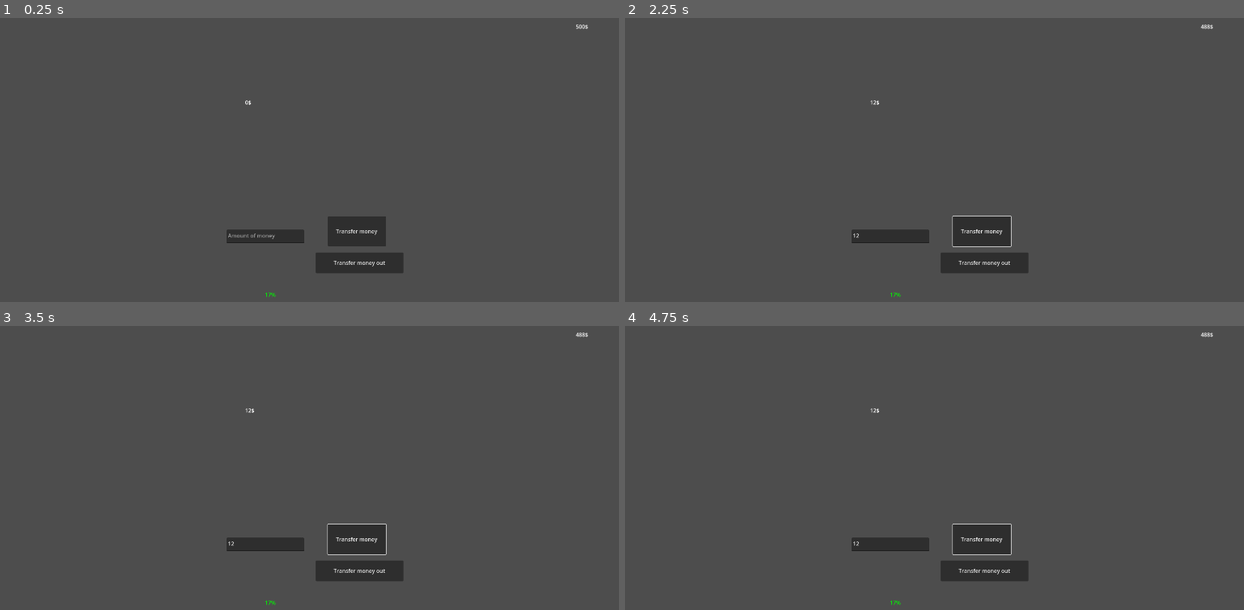
Above: before the commit, frames 1-4 (two rows, left to right).
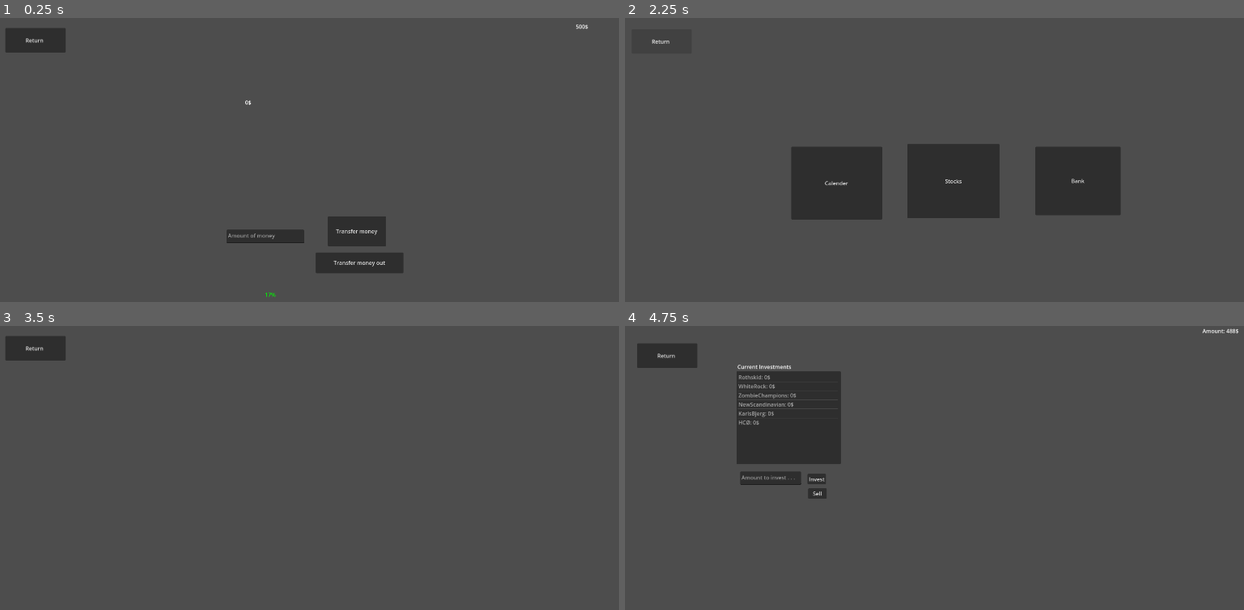
Above: after the commit, the same moments.

Repository: ThyGram/Eksamensprojekt-DDU
Game: Godot game, scene res://bank.tscn
The game is run twice, just before and just after one commit, with the same random seed, the same clock (stepped at 60 frames per second) and the same inputs. This scene is started directly instead of the project's main scene.
Inputs (mouse positions are in pixels of both pictures, inside the frame that each line leads up to):
- Up to frame 1 (0.25 s): no input
- Up to frame 2 (2.25 s): click (891, 236) at 0.52 s; type "12" at 0.6 s; click "Transfer money" at 1.25 s; click (662, 40) at 2 s, where only the run after the commit has a clickable "Return"
- Up to frame 3 (3.5 s): click (210, 490) at 2.75 s, where only the run after the commit has a clickable "Calender"
- Up to frame 4 (4.75 s): click (662, 348) at 3.5 s, where only the run after the commit has a clickable "Return"; click (953, 487) at 4.25 s, where only the run after the commit has a clickable "Stocks"

The runs differ from the first frame. In frame 1, 0.8% of the frame differs, in the area x 0-11%, y 3-13%; in frame 2, 13%, in the area x 4-96%, y 2-99%; in frame 3, 3.5%; in frame 4, 9.2%.

Commit message:
Bed fix and news fix

Diff:
--- a/GodotGame/SingleTon.gd
+++ b/GodotGame/SingleTon.gd
@@ -48,7 +48,7 @@
 
 	add_child(GameTimer)
 	GameTimer.autostart = true
-	GameTimer.start(0.5)
+	GameTimer.start(1)
 	GameTimer.timeout.connect(_on_gametimer_timeout)
 
 
@@ -80,8 +80,17 @@
 		if ((floor(hour) == 12.0 or floor(hour) == 16.0 or floor(hour) == 20.0) and (floor(hour) == hour)):
 			for key in Stocks:
 				Stocks[key][1] = null
+			var storagestock : int
 			for n in 2:
 				var randomstock : int = rng.randi_range(0, storage.Stocks.size() - 1)
+				if (randomstock == storagestock):
+					for i in 6:
+						randomstock = rng.randi_range(0, storage.Stocks.size() - 1)
+						if (randomstock != storagestock):
+							break
+				else:
+					storagestock = randomstock
+
 				if n == 0:
 					Stocks[randomstock][1] = true
 					Goodnews = storage.Stocks[randomstock][2] + " has just been VERFIED on twitter !!!! CONGRATS"
--- a/GodotGame/bank.gd
+++ b/GodotGame/bank.gd
@@ -42,3 +42,7 @@
 	elif transfermoney > storage.Money:
 		var NoMoney = NoMoneyNode.instantiate()
 		add_child(NoMoney)
+
+
+func _on_return_button_pressed():
+	get_tree().change_scene_to_file("res://main_game_computer.tscn")
--- a/GodotGame/bank.tscn
+++ b/GodotGame/bank.tscn
@@ -56,6 +56,14 @@
 offset_right = 1037.0
 offset_bottom = 888.0
 
+[node name="ReturnButton" type="Button" parent="."]
+offset_left = 40.1644
+offset_top = 30.2546
+offset_right = 219.164
+offset_bottom = 103.255
+text = "Return "
+
+[connection signal="pressed" from="Transfer In" to="." method="_on_transfer_pressed"]
 [connection signal="pressed" from="Transfer In" to="." method="_on_transfer_in_pressed"]
-[connection signal="pressed" from="Transfer In" to="." method="_on_transfer_pressed"]
 [connection signal="pressed" from="Transfer Out" to="." method="_on_transfer_out_pressed"]
+[connection signal="pressed" from="ReturnButton" to="." method="_on_return_button_pressed"]
--- a/GodotGame/calender.gd
+++ b/GodotGame/calender.gd
@@ -13,3 +13,7 @@
 func _input(event):
 	if (event.is_action_pressed("Escape")):
 		get_tree().change_scene_to_file("res://main_game_computer.tscn")
+
+
+func _on_return_button_pressed():
+	get_tree().change_scene_to_file("res://main_game_computer.tscn")
--- a/GodotGame/calender.tscn
+++ b/GodotGame/calender.tscn
@@ -10,3 +10,12 @@
 grow_horizontal = 2
 grow_vertical = 2
 script = ExtResource("1_ybaj3")
+
+[node name="ReturnButton" type="Button" parent="."]
+offset_left = 40.1644
+offset_top = 30.2546
+offset_right = 219.164
+offset_bottom = 103.255
+text = "Return "
+
+[connection signal="pressed" from="ReturnButton" to="." method="_on_return_button_pressed"]
--- a/GodotGame/main_game_bedroom.gd
+++ b/GodotGame/main_game_bedroom.gd
@@ -5,11 +5,12 @@
 	storage.GameStarted = true
 
 func NewDay():
-	if (storage.Day >= 10):
+	if (storage.Day < 10):
 		print("DAY DONEbed")
 		storage.Day += 1
 		get_tree().change_scene_to_file("res://switch_screen.tscn")
-
+	elif (storage.Day == 10):
+		pass
 
 
 # Called every frame. 'delta' is the elapsed time since the previous frame.
--- a/GodotGame/main_game_tv.tscn
+++ b/GodotGame/main_game_tv.tscn
@@ -50,6 +50,7 @@
 autowrap_mode = 2
 
 [node name="BadNEWS" type="Label" parent="Background/TVBackground"]
+layout_mode = 0
 offset_left = 144.0
 offset_top = 379.0
 offset_right = 1035.0
--- a/GodotGame/stocks.gd
+++ b/GodotGame/stocks.gd
@@ -70,3 +70,7 @@
 		var label = NoMoney.get_node("Panel/Label")
 		print(label)
 		label.text = "Select a company"
+
+
+func _on_return_button_pressed():
+	get_tree().change_scene_to_file("res://main_game_computer.tscn")
--- a/GodotGame/stocks.tscn
+++ b/GodotGame/stocks.tscn
@@ -47,6 +47,7 @@
 placeholder_text = "Amount to invest . . ."
 
 [node name="Sell" type="Button" parent="Label"]
+layout_mode = 0
 offset_left = 210.0
 offset_top = 374.0
 offset_right = 265.0
@@ -60,5 +61,13 @@
 offset_right = 1876.0
 offset_bottom = 63.0
 
+[node name="ReturnButton" type="Button" parent="."]
+offset_left = 40.1644
+offset_top = 30.2546
+offset_right = 219.164
+offset_bottom = 103.255
+text = "Return "
+
 [connection signal="pressed" from="Label/Invest" to="." method="_on_invest_pressed"]
 [connection signal="pressed" from="Label/Sell" to="." method="_on_sell_pressed"]
+[connection signal="pressed" from="ReturnButton" to="." method="_on_return_button_pressed"]
